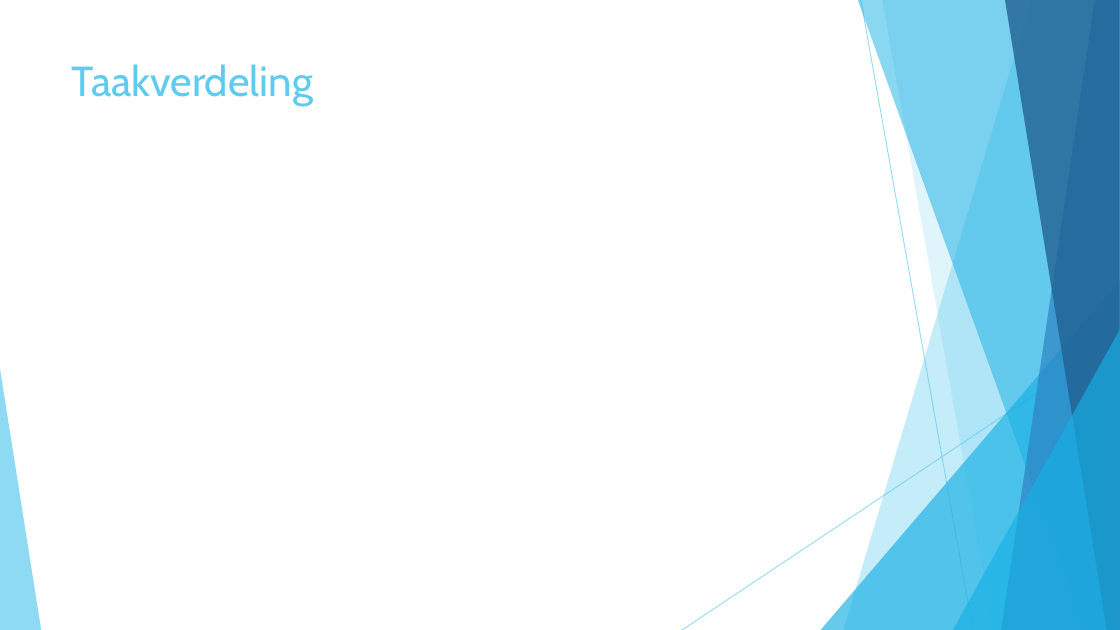
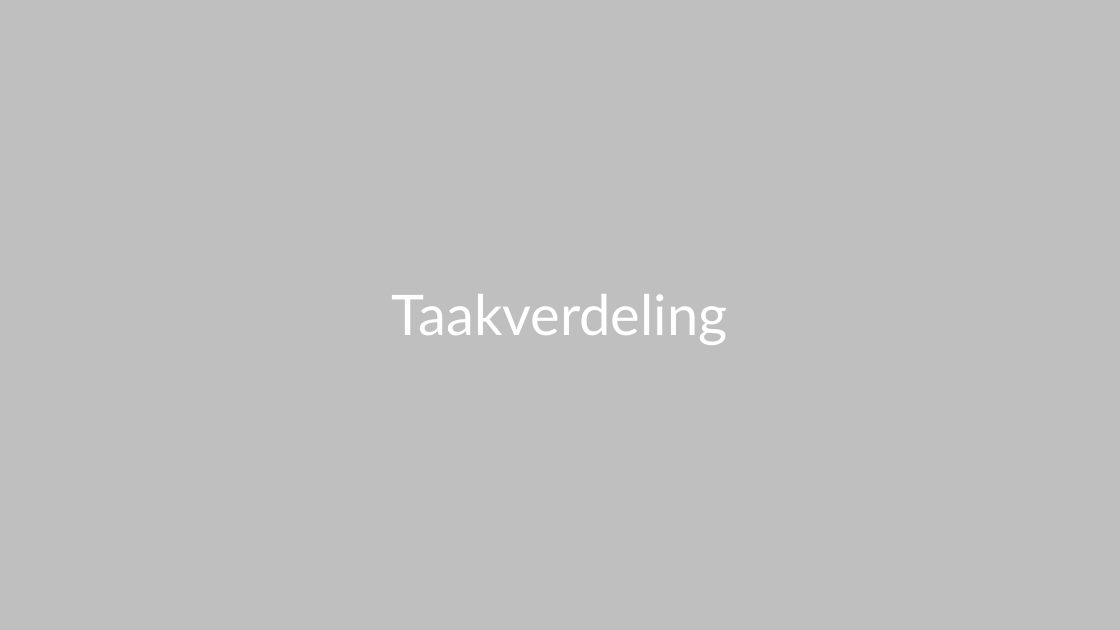
Before and after one commit to wouter503/IDP, a slide deck: slide 11 of Plan van aanpak/presentatie.pptx (slide 7 before the commit). Drawn at 1120x630 pixels with LibreOffice and Linux fonts; fonts in the diff are those of the drawing; background and template pictures are left out. Boxes give left, top, right and bottom in pixels: in the first picture for what was removed or moved away, otherwise in the second. Text is boxed around its words. In the diff, an @@ line names an element or a change of style, - is before the commit and + after.

```diff
--- a/Plan van aanpak/presentatie.pptx
+++ b/Plan van aanpak/presentatie.pptx
@@ background #FFFFFF to picture (left out) @@
@@ title "Taakverdeling": place and size @@
-title "Taakverdeling" at [71, 64, 313, 106]
+title "Taakverdeling" at [392, 294, 728, 345]
@@ title "Taakverdeling" at [392, 294, 728, 345]: size 36 to 48 pt, font Cabin to Lato, text colour #5FCBEF to #FFFFFF; alignment left to centre; line spacing 1 to 0.9 @@
@@ group removed at [0, 0, 1120, 630]: 5 freeform shapes, 3 triangles, 2 lines @@
```
Also in this commit, not shown: 11 other slides changed, 4 slides added.
